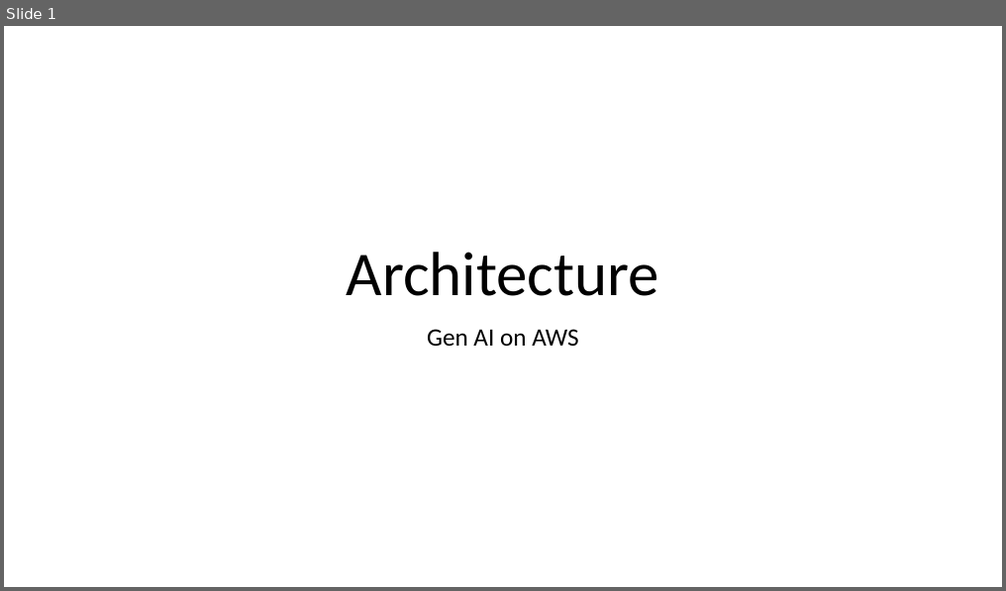
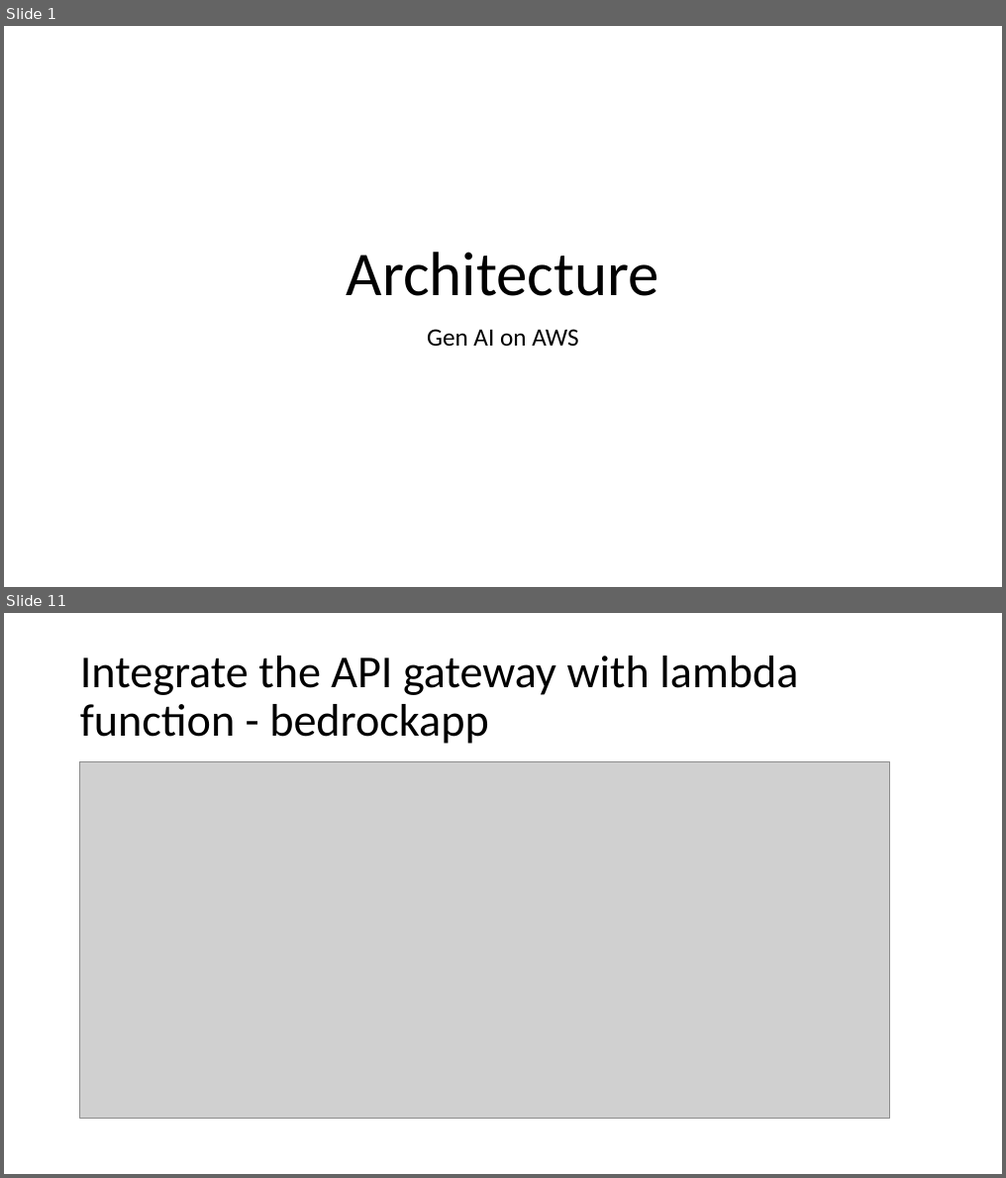
Before and after one commit to shubh2ds/gen-ai-app-aws, a slide deck: Architecture/gen-ai-app-architecture.pptx. Shown one above the other, each under a label of ours: slide 1 before the commit, slides 1 and 11 after it; the slides between them are not shown. The pictures are 1006x591 and 1006x1178 pixels, drawn with LibreOffice and Linux fonts; fonts in the diff are those of the drawing; grey boxes stand for pictures. Boxes give left, top, right and bottom in pixels: in the first picture for what was removed or moved away, otherwise in the second. Text is boxed around its words. In the diff, an @@ line names an element or a change of style, - is before the commit and + after.

Commit message:
Gen AI scalable APP backend Developed on AWS using bedrock,lambda,s3 and api gateway service and routing done for dev stage.

```diff
--- a/Architecture/gen-ai-app-architecture.pptx
+++ b/Architecture/gen-ai-app-architecture.pptx
@@ slide 11 added at (x1=4, y1=613, x2=1002, y2=1174), background #FFFFFF @@
@@ title added at (x1=80, y1=656, x2=798, y2=744), 44 pt, text #000000 @@
+Integrate the API gateway with lambda function - bedrockapp
@@ picture added at (x1=79, y1=761, x2=890, y2=1118) @@
```
Also in this commit, not shown: 1 slide changed, 12 other slides added, 4 other files.
